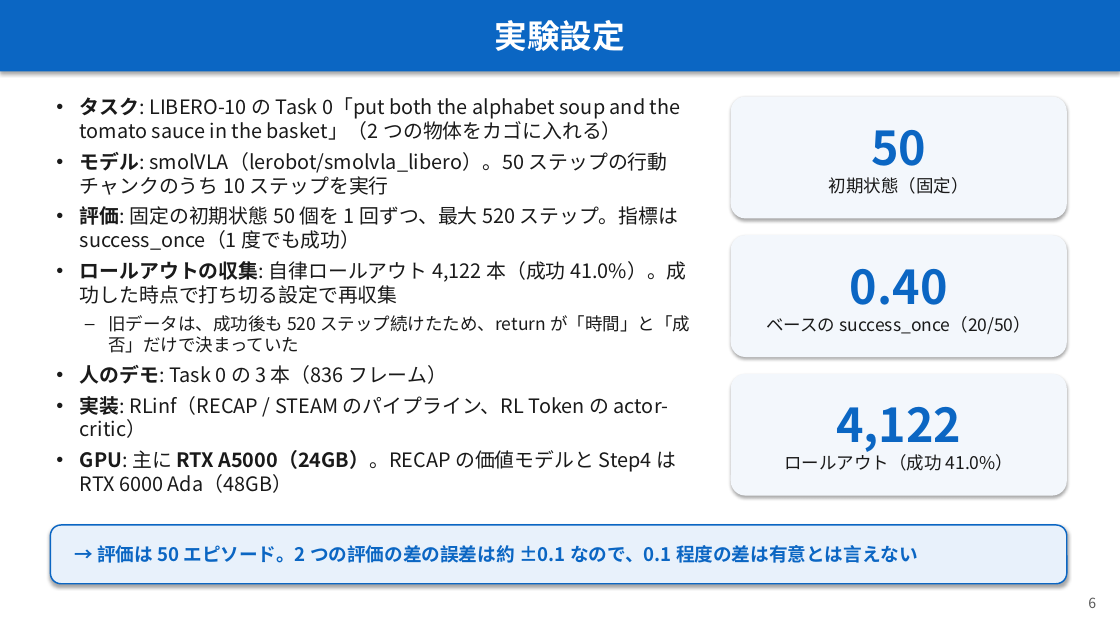
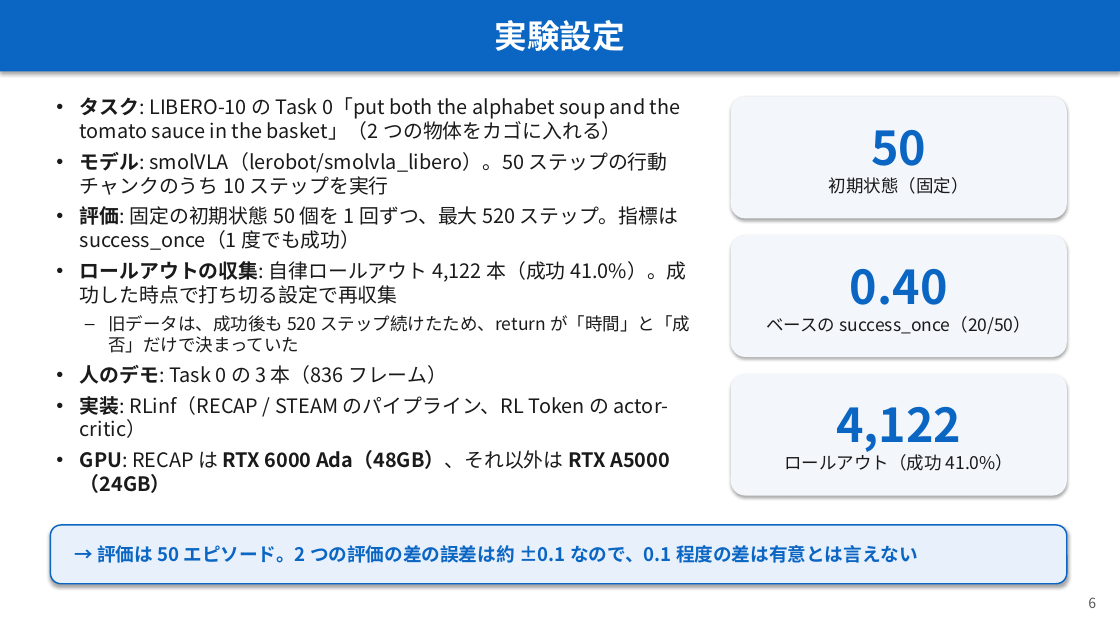
Before and after one commit to Junhand/libero_RL, a slide deck: slide 6 of docs/RECAP_STEAM_RLToken.pptx. Drawn at 1120x630 pixels with LibreOffice and Linux fonts; fonts in the diff are those of the drawing. Boxes give left, top, right and bottom in pixels: in the first picture for what was removed or moved away, otherwise in the second. Text is boxed around its words. In the diff, an @@ line names an element or a change of style, - is before the commit and + after.

```diff
--- a/docs/RECAP_STEAM_RLToken.pptx
+++ b/docs/RECAP_STEAM_RLToken.pptx
@@ text at <box>80,450,670,493</box>: text changed; bold on @@
-• GPU: 主に RTX A5000（24GB）。RECAP の価値モデルと Step4 は RTX 6000 Ada（48GB）
+• GPU: RECAP は RTX 6000 Ada（48GB）、それ以外は RTX A5000（24GB）
```
Also in this commit, not shown: 8 other slides changed, 1 other file.
